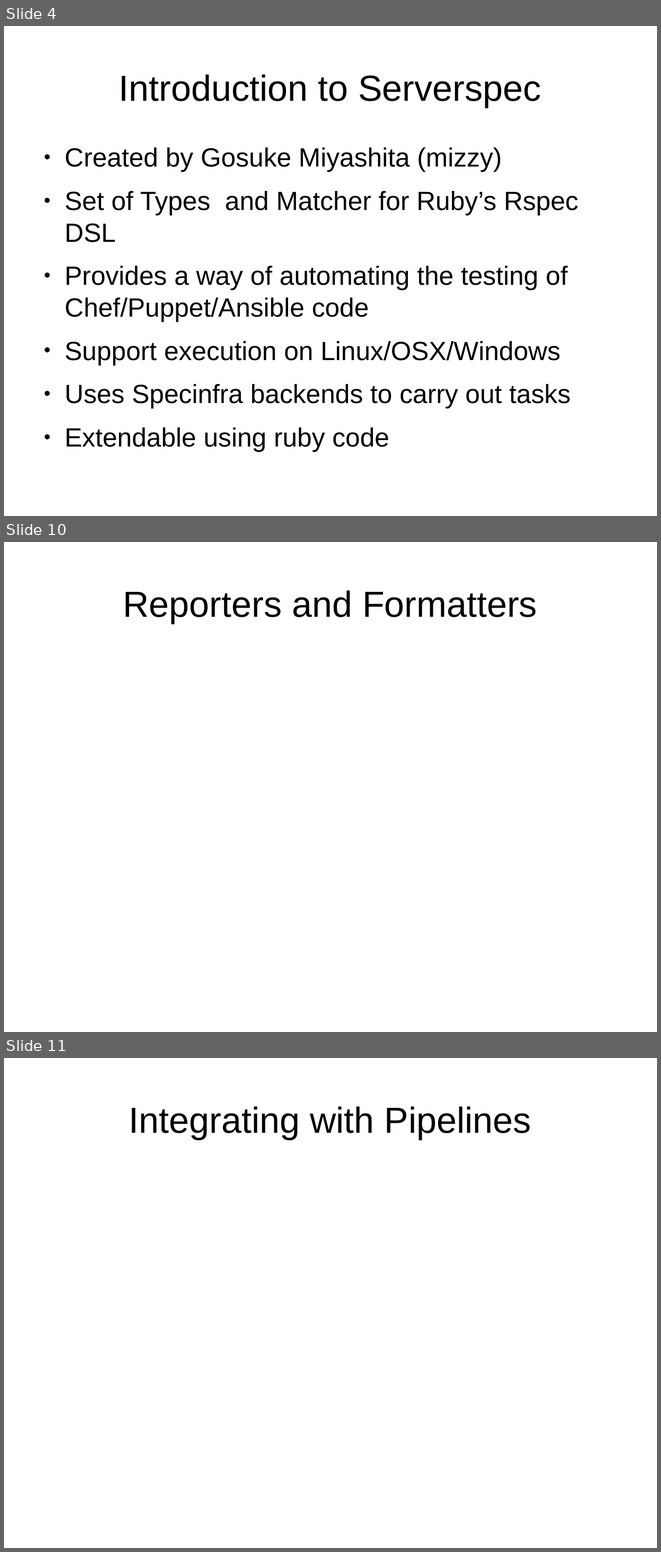
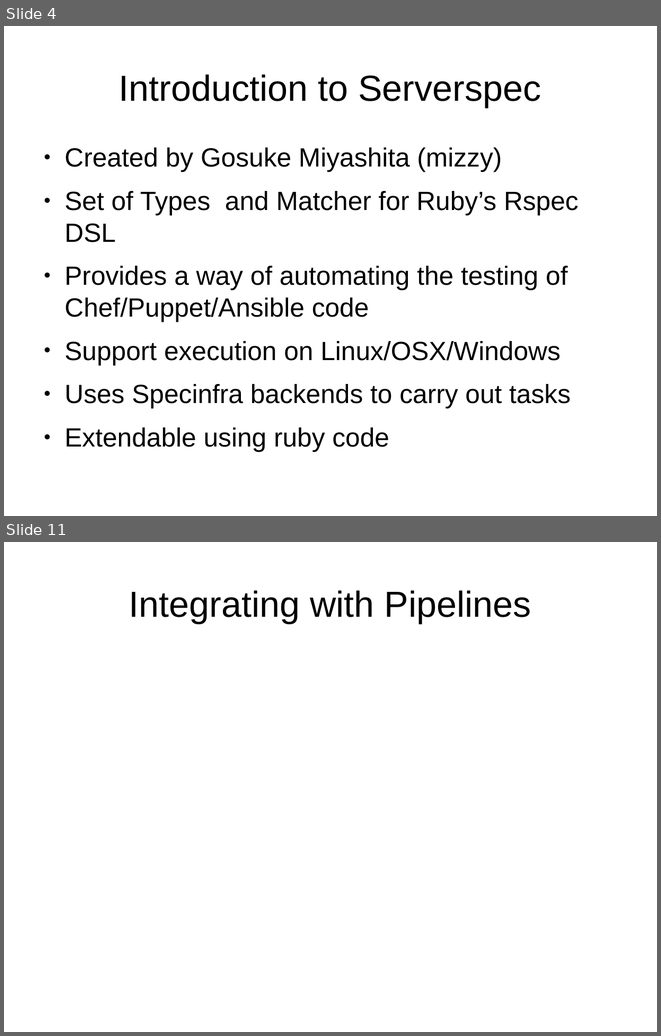
Before and after one commit to andrewwardrobe/ServerSpecDemo, a slide deck: Slides.odp. Shown one above the other, each under a label of ours: slides 4, 10 and 11 before the commit, slides 4 and 11 after it; the slides between them are not shown. The pictures are 661x1552 and 661x1036 pixels, drawn with LibreOffice and Linux fonts; fonts in the diff are those of the drawing. Boxes give left, top, right and bottom in pixels: in the first picture for what was removed or moved away, otherwise in the second. Text is boxed around its words. In the diff, an @@ line names an element or a change of style, - is before the commit and + after.

```diff
--- a/Slides.odp
+++ b/Slides.odp
@@ slide 10 removed at [4, 542, 657, 1032], background #FFFFFF @@
@@ title removed at [123, 590, 537, 623] @@
-Reporters and Formatters
```
Also in this commit, not shown: 3 slides changed, 4 slides added, 2 other slides removed.
